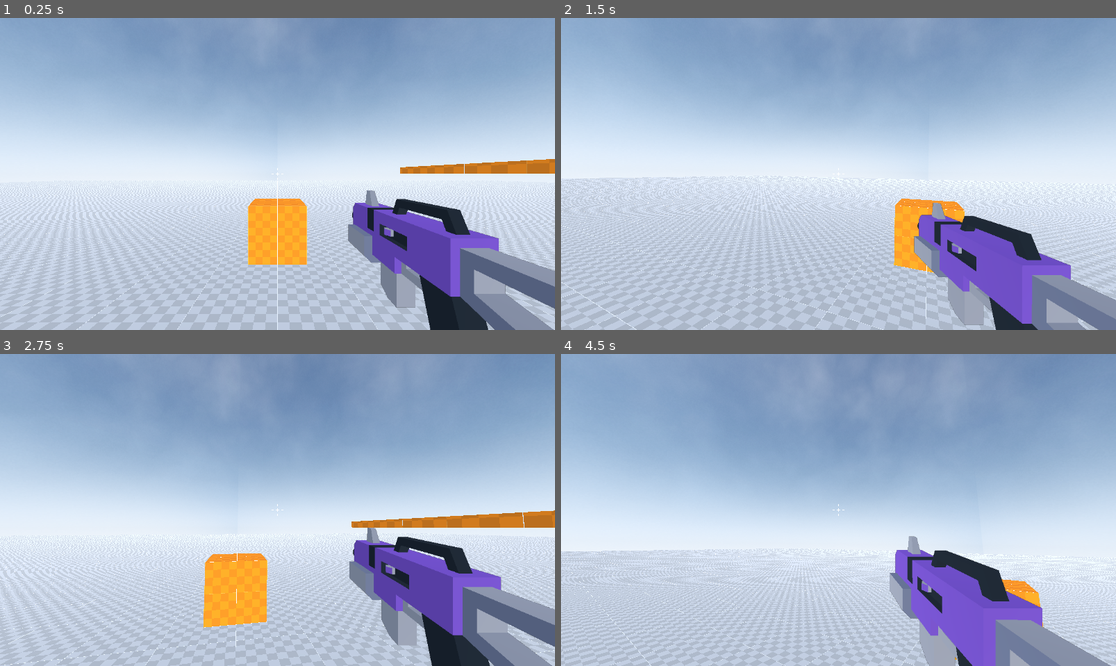
Above: before the commit, frames 1-4 (two rows, left to right).
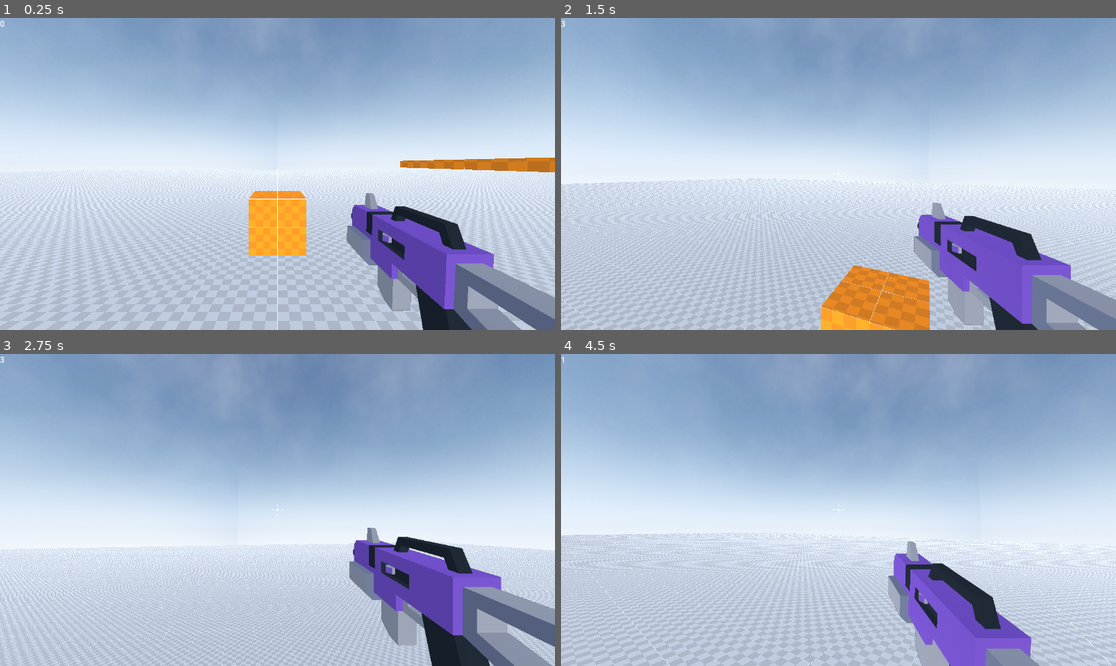
Above: after the commit, the same moments.

Repository: Emaleth/Anathema_old
Game: Godot game, scene res://world.tscn
The game is run twice, just before and just after one commit, with the same random seed, the same clock (stepped at 60 frames per second) and the same inputs.
Inputs (mouse positions are in pixels of both pictures, inside the frame that each line leads up to):
- Up to frame 1 (0.25 s): no input
- Up to frame 2 (1.5 s): move the mouse to (866, 174) at 0.52 s; hold C (crouch) 0.53-1.28 s; hold W (move_forward) from 0.53 s (still down); click (866, 174) at 0.67 s; tap Space (jump) at 0.77, 1.07 s; tap Shift (sprint) at 0.8, 1.35 s; move the mouse to (810, 174) at 1.27 s
- Up to frame 3 (2.75 s): keep holding W (move_forward); tap Space (jump) at 1.52, 1.55, 1.82 s; move the mouse to (288, 503) at 2.02 s; hold Space (jump) from 2.03 s (still down); tap C (crouch) at 2.3 s
- Up to frame 4 (4.5 s): keep holding W (move_forward); move the mouse to (832, 516) at 2.77 s; release Space (jump) at 2.78 s; tap C (crouch) at 2.85 s; click (832, 516) at 2.92 s; tap Space (jump) at 3.02, 3.32, 3.77, 3.8, 4.07 s; tap Shift (sprint) at 3.05 s; move the mouse to (877, 513) at 3.52 s; press the mouse at (877, 513) at 3.53 s; move the mouse to (794, 506) at 4.27 s; release the mouse at (794, 506) at 4.28 s; right-click (794, 506) at 4.35 s

The runs differ from the first frame. In frame 1, 15% of the frame differs, in the area x 0-100%, y 0-100%; in frame 2, 11%; in frame 3, 9.5%; in frame 4, 15%.

Commit message:
Changes to be committed: 	modified:   source/actors/player/player.gd 	modified:   source/actors/player/player.tscn

Diff:
--- a/source/actors/player/player.gd
+++ b/source/actors/player/player.gd
@@ -33,7 +33,7 @@
 var last_step_position := Vector2.ZERO
 var weapon_sway_amount := 3.0
 var slide_timer := 0.0
-var slide_max_time := 3.0
+var slide_max_time := 1.0
 
 @onready var head := $UpperBody/Head
 @onready var camera := $UpperBody/Head/Camera3D
@@ -88,7 +88,9 @@
 	weapon_sway_and_pose()
 	reset_mouse_motion_event_relative()
 	shoot()
+	check_is_on_floor(delta)
 	move_and_slide()
+	$Label.text = str(motion_state)
 
 
 func shoot():
@@ -120,6 +122,8 @@
 func motion_fsm(delta):
 	match motion_state:
 		IDLE:
+			if not is_on_floor():
+				switch_motion_state(FALL)
 			hand_position = Vector3.ZERO
 			tilt_upper_body()
 			if head_raycast.is_colliding():
@@ -129,7 +133,21 @@
 			crouching_collision_shape.set_deferred("disabled", true)
 			velocity.x = move_toward(velocity.x, 0, normal_deceleraion)
 			velocity.z = move_toward(velocity.z, 0, normal_deceleraion)
+			if direction != Vector3.ZERO:
+				switch_motion_state(RUN)
+			if Input.is_action_pressed("jump") and grounded:
+				switch_motion_state(JUMP)
+			if Input.is_action_pressed("crouch"):
+				switch_motion_state(CROUCH)
 		RUN:
+			if Input.is_action_pressed("crouch"):
+				switch_motion_state(CROUCH)
+			if Input.is_action_pressed("jump") and grounded:
+				switch_motion_state(JUMP)
+			if not is_on_floor():
+				switch_motion_state(FALL)
+			if direction == Vector3.ZERO:
+				switch_motion_state(IDLE)
 			current_speed = RUNNING_SPEED
 			hand_position = Vector3.ZERO
 			if head_raycast.is_colliding():
@@ -139,10 +157,10 @@
 			crouching_collision_shape.set_deferred("disabled", true)
 			velocity.x = move_toward(velocity.x, direction.x * current_speed, acceleraion)
 			velocity.z = move_toward(velocity.z, direction.z * current_speed, acceleraion)
+			if Input.is_action_pressed("sprint"):
+				switch_motion_state(SPRINT)
 		JUMP:
 			hand_position = Vector3.ZERO
-			if head_raycast.is_colliding():
-				switch_motion_state(CROUCH)
 			head.position.y = lerp(head.position.y, STANDING_HEAD_HEIGHT, 0.3)
 			standing_collision_shape.set_deferred("disabled", false)
 			crouching_collision_shape.set_deferred("disabled", true)
@@ -151,11 +169,10 @@
 			voice_audio.play()
 			velocity.x = move_toward(velocity.x, direction.x * current_speed, acceleraion)
 			velocity.z = move_toward(velocity.z, direction.z * current_speed, acceleraion)
+			switch_motion_state(FALL)
 		FALL:
 			hand_position = Vector3.ZERO
 			velocity.y -= gravity * delta
-			if head_raycast.is_colliding():
-				switch_motion_state(CROUCH)
 			head.position.y = lerp(head.position.y, STANDING_HEAD_HEIGHT, 0.3)
 			standing_collision_shape.set_deferred("disabled", false)
 			crouching_collision_shape.set_deferred("disabled", true)
@@ -163,7 +180,20 @@
 				last_in_air_velocity = velocity.y
 			velocity.x = move_toward(velocity.x, direction.x * current_speed, acceleraion)
 			velocity.z = move_toward(velocity.z, direction.z * current_speed, acceleraion)
+			if is_on_floor():
+				switch_motion_state(LAND)
 		SPRINT:
+			if Input.is_action_pressed("crouch"):
+				switch_motion_state(SLIDE)
+			if Input.is_action_pressed("jump") and grounded:
+				switch_motion_state(JUMP)
+			if not is_on_floor():
+				switch_motion_state(FALL)
+			if direction == Vector3.ZERO:
+				switch_motion_state(IDLE)
+			else:
+				if not Input.is_action_pressed("sprint"):
+					switch_motion_state(RUN)
 			current_speed = SPRINTING_SPEED
 			hand_position = Vector3(65.0, 15.0, 15.0)
 			if head_raycast.is_colliding():
@@ -174,6 +204,12 @@
 			velocity.x = move_toward(velocity.x, direction.x * current_speed, acceleraion)
 			velocity.z = move_toward(velocity.z, direction.z * current_speed, acceleraion)
 		CROUCH:
+			if Input.is_action_pressed("jump") and grounded:
+				switch_motion_state(JUMP)
+			if not is_on_floor():
+				switch_motion_state(FALL)
+			if not Input.is_action_pressed("crouch") and not head_raycast.is_colliding():
+				switch_motion_state(IDLE)
 			hand_position = Vector3.ZERO
 			tilt_upper_body()
 			current_speed = CROUCHING_SPEED
@@ -183,6 +219,10 @@
 			velocity.x = move_toward(velocity.x, direction.x * current_speed, acceleraion)
 			velocity.z = move_toward(velocity.z, direction.z * current_speed, acceleraion)
 		SLIDE:
+			if Input.is_action_pressed("jump") and grounded:
+				switch_motion_state(JUMP)
+			if not is_on_floor():
+				switch_motion_state(FALL)
 			current_speed = CROUCHING_SPEED
 			head.position.y = lerp(head.position.y, CROUCHING_HEAD_HEIGHT, 0.3)
 			standing_collision_shape.set_deferred("disabled", true)
--- a/source/actors/player/player.tscn
+++ b/source/actors/player/player.tscn
@@ -321,5 +321,9 @@
 [node name="FPSArms" parent="UpperBody/Head/Chest" instance=ExtResource("5_ddpc4")]
 visible = false
 
+[node name="Label" type="Label" parent="."]
+offset_right = 40.0
+offset_bottom = 23.0
+
 [connection signal="child_entered_tree" from="UpperBody/Head/Chest/RightHand" to="." method="_on_right_hand_child_entered_tree"]
 [connection signal="child_entered_tree" from="UpperBody/Head/Chest/LeftHand" to="." method="_on_left_hand_child_entered_tree"]
